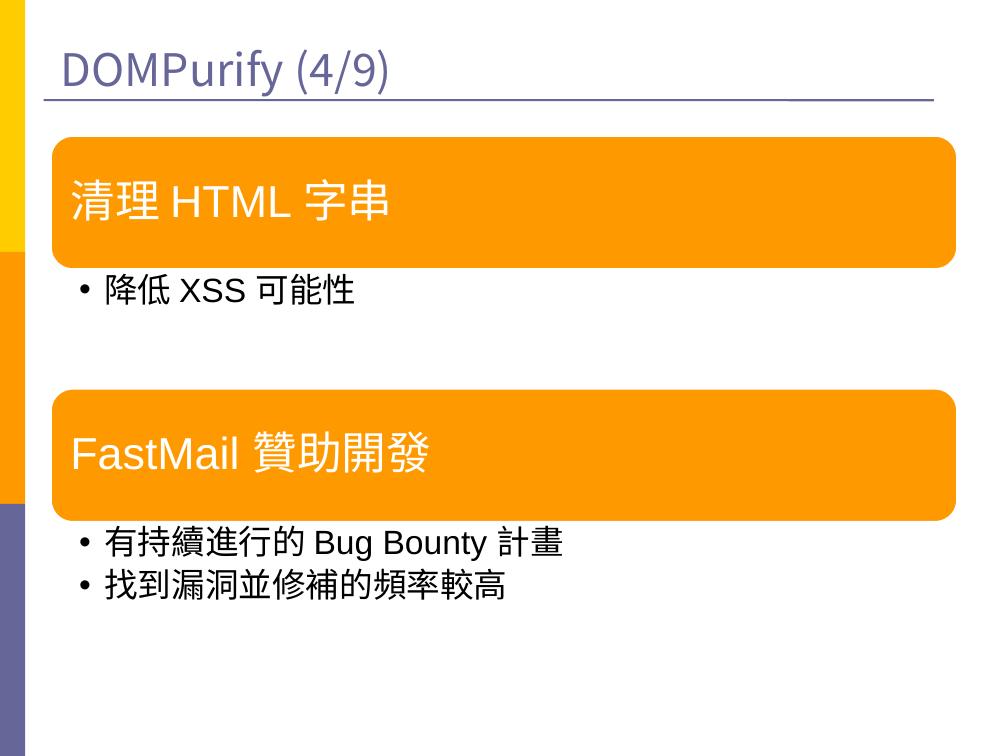
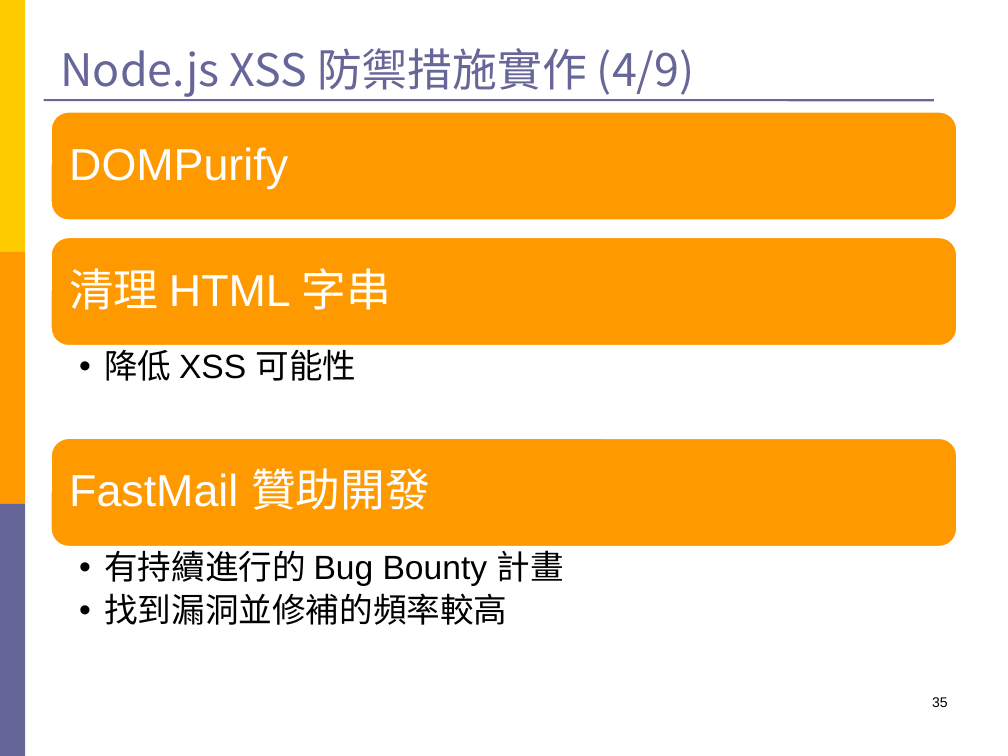
Before and after one commit to Still34/nodejs-security-course, a slide deck: slide 35 of export/nodejs-master-file.pptx (slide 44 before the commit). Drawn at 1008x756 pixels with LibreOffice and Linux fonts; fonts in the diff are those of the drawing. Boxes give left, top, right and bottom in pixels: in the first picture for what was removed or moved away, otherwise in the second. Text is boxed around its words. In the diff, an @@ line names an element or a change of style, - is before the commit and + after.

```diff
--- a/export/nodejs-master-file.pptx
+++ b/export/nodejs-master-file.pptx
@@ title at (60,48,695,97): text changed @@
-DOMPurify (4/9)
+Node.js XSS 防禦措施實作 (4/9)
@@ rounded rectangle: place and size @@
-rounded rectangle at (50,135,958,269)
+rounded rectangle at (50,111,958,221)
@@ text added at (69,147,288,189), 32 pt, text #FFFFFF @@
+DOMPurify
@@ rounded rectangle added at (50,237,958,347), fill #FF9900, outline #FFFFFF 2 pt @@
@@ text "清理 HTML 字串": place and size @@
-text "清理 HTML 字串" at (70,179,393,221)
+text "清理 HTML 字串" at (69,268,392,310)
@@ text "降低 XSS 可能性": place and size @@
-text "降低 XSS 可能性" at (104,267,357,305)
+text "降低 XSS 可能性" at (104,344,357,381)
@@ rounded rectangle: place and size @@
-rounded rectangle at (50,388,958,522)
+rounded rectangle at (50,437,958,547)
@@ text "FastMail 贊助開發": place and size @@
-text "FastMail 贊助開發" at (70,431,431,473)
+text "FastMail 贊助開發" at (69,468,430,510)
@@ text "有持續進行的 Bug Bounty 計畫": place and size @@
-text "有持續進行的 Bug Bounty 計畫" at (104,520,564,600)
+text "有持續進行的 Bug Bounty 計畫" at (104,545,564,625)
@@ page number added at (932,697,948,707), 10 pt, text #000000 @@
+35
```
Also in this commit, not shown: 57 other slides changed, 4 slides added, 15 slides removed.
